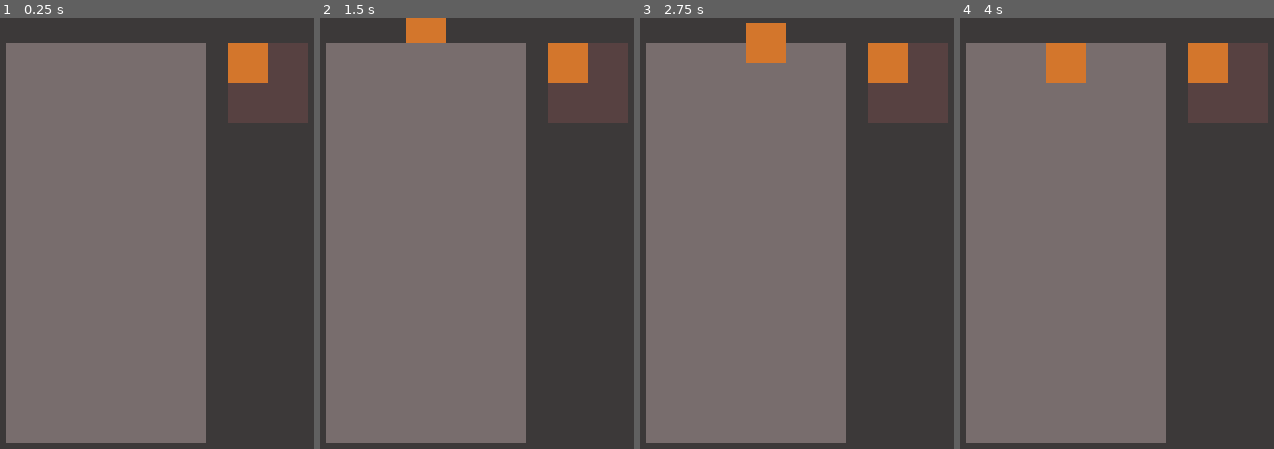
Above: before the commit, frames 1-4 (left to right).
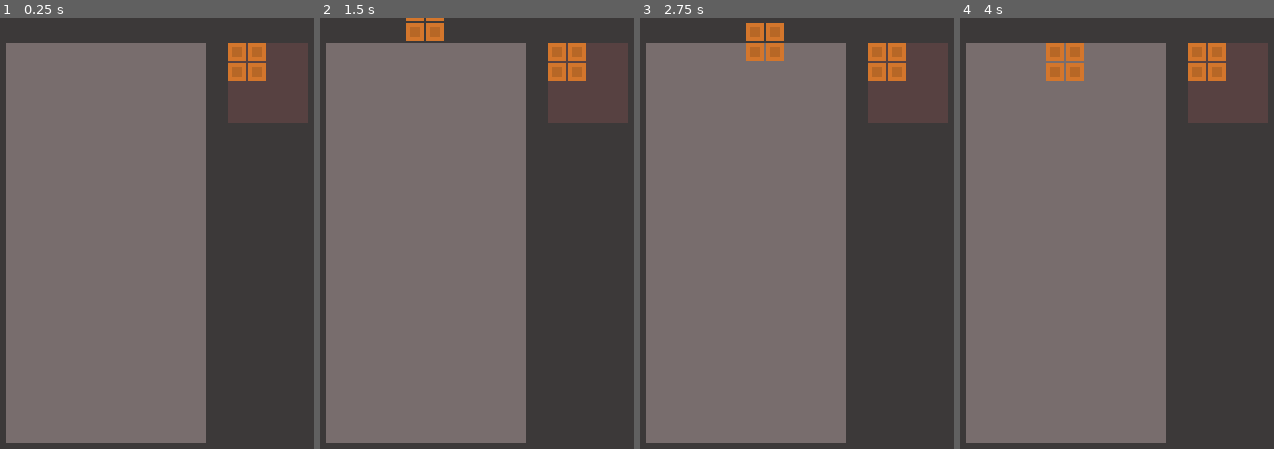
Above: after the commit, the same moments.

Repository: romanzes/godot-tetris
Game: Godot game, scene res://Game.tscn
Same seed, same stepped clock (60 frames per second), same inputs: the game is played once before the commit and once after it.
Inputs:
- Up to frame 1 (0.25 s): no input
- Up to frame 2 (1.5 s): tap Enter at 0.5 s; hold Right 0.53-1.28 s; tap Space at 1.25 s; hold Down from 1.28 s (still down)
- Up to frame 3 (2.75 s): tap Enter at 2 s; release Down at 2.03 s; hold Right from 2.03 s (still down)
- Up to frame 4 (4 s): tap Space at 2.75 s; release Right at 2.78 s; hold Up 2.78-3.53 s; tap Enter at 3.5 s; hold Left from 3.53 s (still down)

The runs differ from the first frame. In frame 1, 0.5% of the frame differs, in the area x 72-86%, y 5-16%; in frame 2, 0.8%; in frame 3, 1.0%, in the area x 33-86%, y 1-16%; in frame 4, 1.0%.

Commit message:
tile redesign

Diff:
--- a/Tile.tscn
+++ b/Tile.tscn
@@ -1,9 +1,21 @@
 [gd_scene format=2]
 
 [node name="Control" type="ColorRect"]
-margin_right = 20.0
-margin_bottom = 20.0
+margin_left = 1.0
+margin_top = 1.0
+margin_right = 19.0
+margin_bottom = 19.0
 color = Color( 0.831373, 0.466667, 0.176471, 1 )
 __meta__ = {
 "_edit_use_anchors_": false
 }
+
+[node name="ColorRect" type="ColorRect" parent="."]
+margin_left = 4.0
+margin_top = 4.0
+margin_right = 14.0
+margin_bottom = 14.0
+color = Color( 0.72, 0.40716, 0.1512, 1 )
+__meta__ = {
+"_edit_use_anchors_": false
+}
